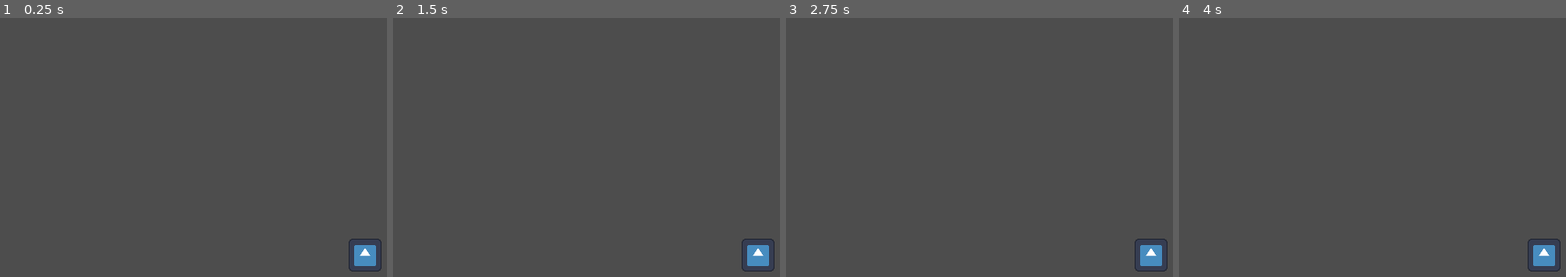
Above: before the commit, frames 1-4 (left to right).
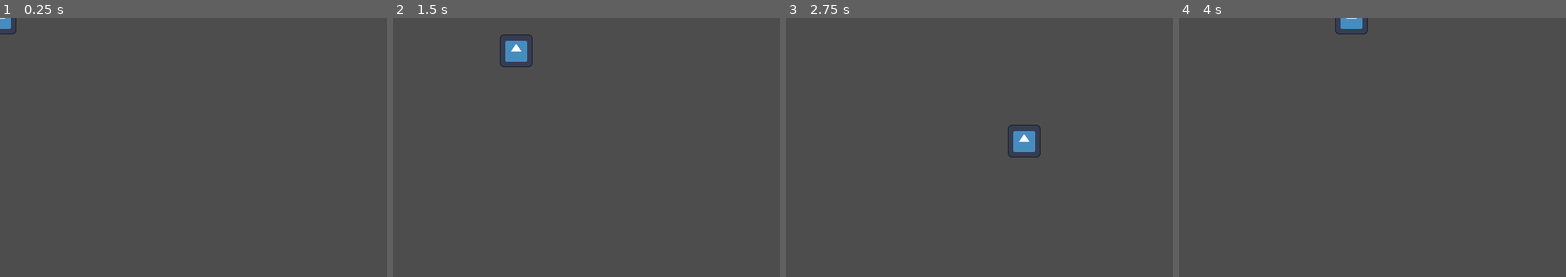
Above: after the commit, the same moments.

Repository: Shilo/multi-server-test
Game: Godot game, scene res://client/player/Player.tscn
Two runs of this game, one before a commit and one after it. Both use one fixed random seed, a clock stepped at 60 frames per second and the inputs below. This scene is started directly instead of the project's main scene. The engine's default icon, where the game draws it, is replaced by a stand-in: a white triangle on a blue panel in a dark square.
Inputs:
- Up to frame 1 (0.25 s): no input
- Up to frame 2 (1.5 s): tap Enter at 0.5 s; hold Right (ui_right) 0.53-1.28 s; hold Down (ui_down) from 1.28 s (still down)
- Up to frame 3 (2.75 s): release Down (ui_down) at 2.03 s; hold Right (ui_right) from 2.03 s (still down)
- Up to frame 4 (4 s): release Right (ui_right) at 2.78 s; hold Up (ui_up) 2.78-3.53 s; hold Left (ui_left) from 3.53 s (still down)

The runs differ from the first frame. In frame 1, 0.7% of the frame differs, in the area x 0-99%, y 0-98%; in frame 2, 1.1%, in the area x 27-99%, y 6-98%; in frame 3, 1.1%; in frame 4, 0.9%.

Commit message:
fix: center spawned players without camera follow

Diff:
--- a/client/player/player.gd
+++ b/client/player/player.gd
@@ -1,6 +1,4 @@
 extends CharacterBody2D
-
-const LOCAL_CAMERA_NAME := "LocalAuthorityCamera"
 
 @export var speed := 180.0
 
@@ -11,7 +9,6 @@
 func _ready() -> void:
 	_apply_authority_from_name()
 	_apply_authority_from_name.call_deferred()
-	_update_local_camera.call_deferred()
 
 
 func _apply_authority_from_name() -> void:
@@ -25,7 +22,6 @@
 
 func _physics_process(_delta: float) -> void:
 	_apply_authority_from_name()
-	_update_local_camera()
 	if multiplayer.has_multiplayer_peer() and not is_multiplayer_authority():
 		velocity = Vector2.ZERO
 		return
@@ -33,20 +29,3 @@
 	var input_vector := Input.get_vector("ui_left", "ui_right", "ui_up", "ui_down")
 	velocity = input_vector * speed
 	move_and_slide()
-
-
-func _update_local_camera() -> void:
-	var is_local_player := not multiplayer.has_multiplayer_peer() or is_multiplayer_authority()
-	var camera := get_node_or_null(LOCAL_CAMERA_NAME) as Camera2D
-	if camera == null and is_local_player:
-		camera = Camera2D.new()
-		camera.name = LOCAL_CAMERA_NAME
-		camera.position = Vector2.ZERO
-		add_child(camera)
-
-	if camera == null:
-		return
-
-	camera.enabled = is_local_player
-	if is_local_player and not camera.is_current():
-		camera.make_current()
--- a/client/world/world_scene.gd
+++ b/client/world/world_scene.gd
@@ -51,7 +51,7 @@
 
 	var player := PLAYER_SCENE.instantiate()
 	player.name = player_name
-	player.position = Vector2(400 + (spawn_root.get_child_count() * 42), 260)
+	player.position = Vector2(400, 260)
 	player.set_multiplayer_authority(peer_id, true)
 	spawn_root.add_child(player)
 	return player
